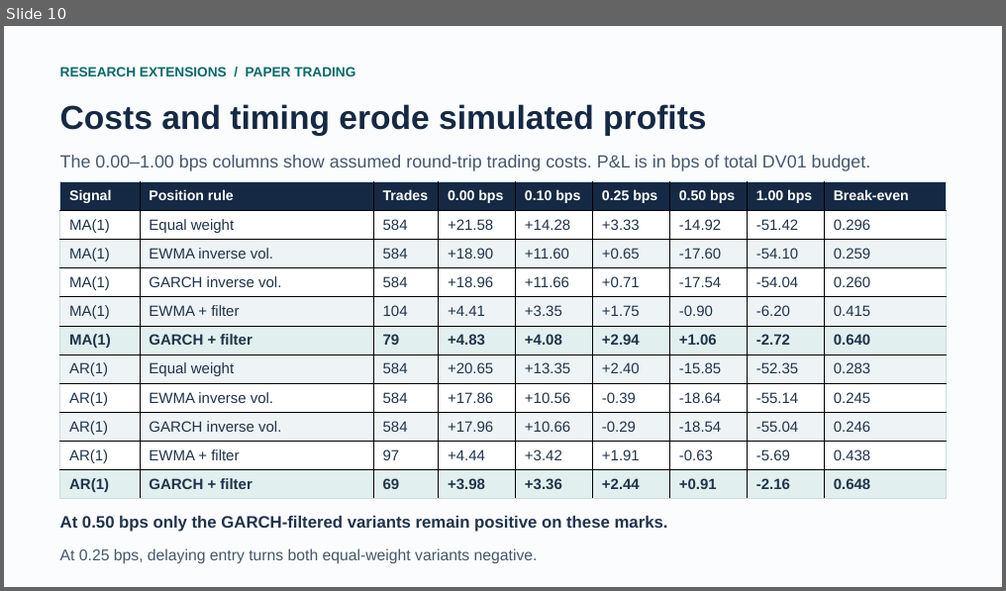
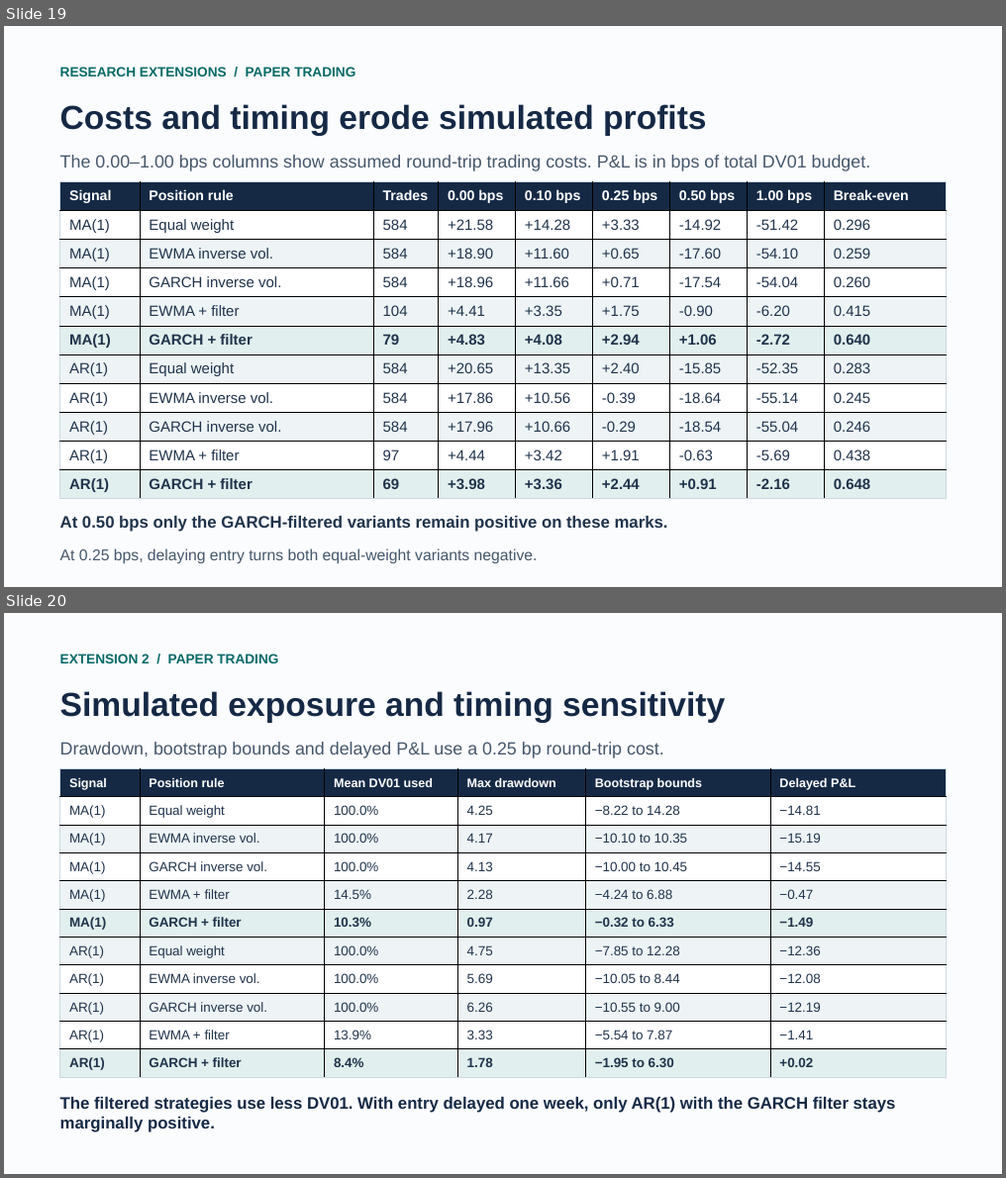
Before and after one commit to charlotte7795/treasury-convenience-research, a slide deck: results/extensions.pptx. Shown one above the other, each under a label of ours: slide 10 before the commit, slides 19 and 20 after it. The pictures are 1006x591 and 1006x1178 pixels, drawn with LibreOffice and Linux fonts; fonts in the diff are those of the drawing. Boxes give left, top, right and bottom in pixels: in the first picture for what was removed or moved away, otherwise in the second. Text is boxed around its words. In the diff, an @@ line names an element or a change of style, - is before the commit and + after.

```diff
--- a/results/extensions.pptx
+++ b/results/extensions.pptx
@@ slide 20 added at <box>4,613,1002,1174</box>, background #FBFCFE @@
@@ text added at <box>60,654,278,663</box>, 13 pt, text #076A67, bold @@
+EXTENSION 2 / PAPER TRADING
@@ text added at <box>60,691,725,723</box>, 32 pt, text #152945, bold @@
+Simulated exposure and timing sensitivity
@@ text added at <box>60,742,664,759</box>, 17 pt, text #46576B @@
+Drawdown, bootstrap bounds and delayed P&L use a 0.25 bp round-trip cost.
@@ table added at <box>60,768,945,1077</box>, 11 rows, 6 columns @@
+Signal | Position rule | Mean DV01 used | Max drawdown | Bootstrap bounds | Delayed P&L
+MA(1) | Equal weight | 100.0% | 4.25 | −8.22 to 14.28 | −14.81
+MA(1) | EWMA inverse vol. | 100.0% | 4.17 | −10.10 to 10.35 | −15.19
+MA(1) | GARCH inverse vol. | 100.0% | 4.13 | −10.00 to 10.45 | −14.55
+MA(1) | EWMA + filter | 14.5% | 2.28 | −4.24 to 6.88 | −0.47
+MA(1) | GARCH + filter | 10.3% | 0.97 | −0.32 to 6.33 | −1.49
+AR(1) | Equal weight | 100.0% | 4.75 | −7.85 to 12.28 | −12.36
+AR(1) | EWMA inverse vol. | 100.0% | 5.69 | −10.05 to 8.44 | −12.08
+AR(1) | GARCH inverse vol. | 100.0% | 6.26 | −10.55 to 9.00 | −12.19
+AR(1) | EWMA + filter | 13.9% | 3.33 | −5.54 to 7.87 | −1.41
+AR(1) | GARCH + filter | 8.4% | 1.78 | −1.95 to 6.30 | +0.02
@@ text added at <box>60,1097,896,1133</box>, 16 pt, text #152945, bold @@
+The filtered strategies use less DV01. With entry delayed one week, only AR(1) with the GARCH filter stays marginally positive.
@@ what was slide 10 is now slide 19 @@
```
Also in this commit, not shown: 9 other slides added, 20 other files.
